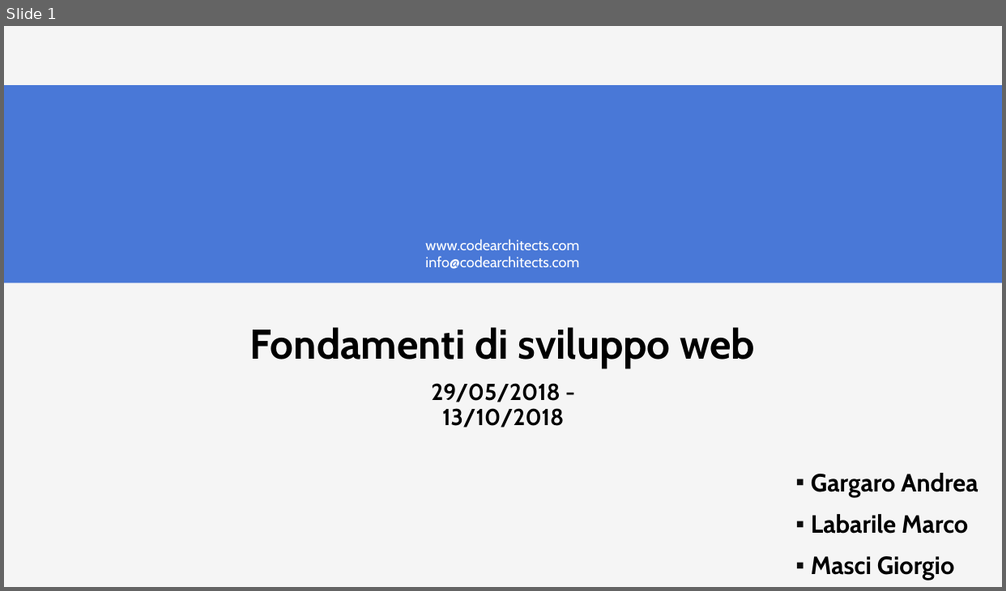
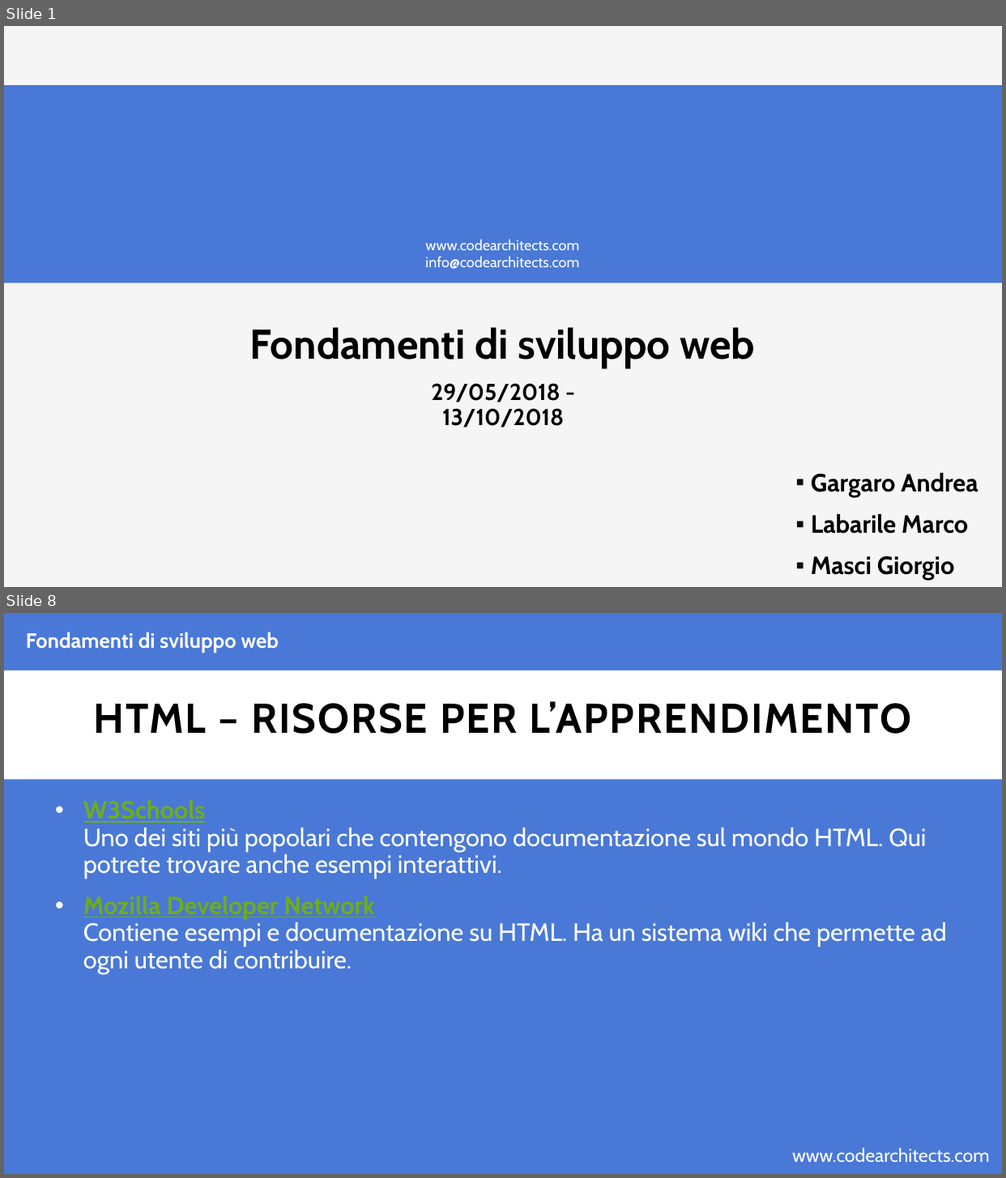
Before and after one commit to CodeArchitectsTraining/fondamenti-sviluppo-web-29052018, a slide deck: slides/html.pptx. Shown one above the other, each under a label of ours: slide 1 before the commit, slides 1 and 8 after it; the slides between them are not shown. The pictures are 1006x591 and 1006x1178 pixels, drawn with LibreOffice and Linux fonts; fonts in the diff are those of the drawing; background and template pictures are left out. Boxes give left, top, right and bottom in pixels: in the first picture for what was removed or moved away, otherwise in the second. Text is boxed around its words. In the diff, an @@ line names an element or a change of style, - is before the commit and + after.

Commit message:
adding html slides

```diff
--- a/slides/html.pptx
+++ b/slides/html.pptx
@@ slide 8 added at (4,613,1002,1174), background #4978D7 @@
@@ text added at (26,632,279,652), 20 pt, text #FFFFFF, bold @@
+Fondamenti di sviluppo web
@@ rectangle added at (4,671,1002,780), fill #FFFFFF @@
@@ title added at (93,701,911,734), 40 pt, text #000000, bold @@
+HTML – RISORSE PER L’APPRENDIMENTO
@@ text added at (83,800,947,973), 24 pt, text #FFFFFF @@
+• W3Schools
+  Uno dei siti più popolari che contengono documentazione sul mondo HTML. Qui potrete trovare anche esempi interattivi.
+• Mozilla Developer Network
+  Contiene esempi e documentazione su HTML. Ha un sistema wiki che permette ad ogni utente di contribuire.
@@ text added at (792,1148,990,1163), 18 pt, text #FFFFFF @@
+www.codearchitects.com
```
Also in this commit, not shown: 4 slides changed, 26 other slides added, 1 slide removed, 2 other files.
